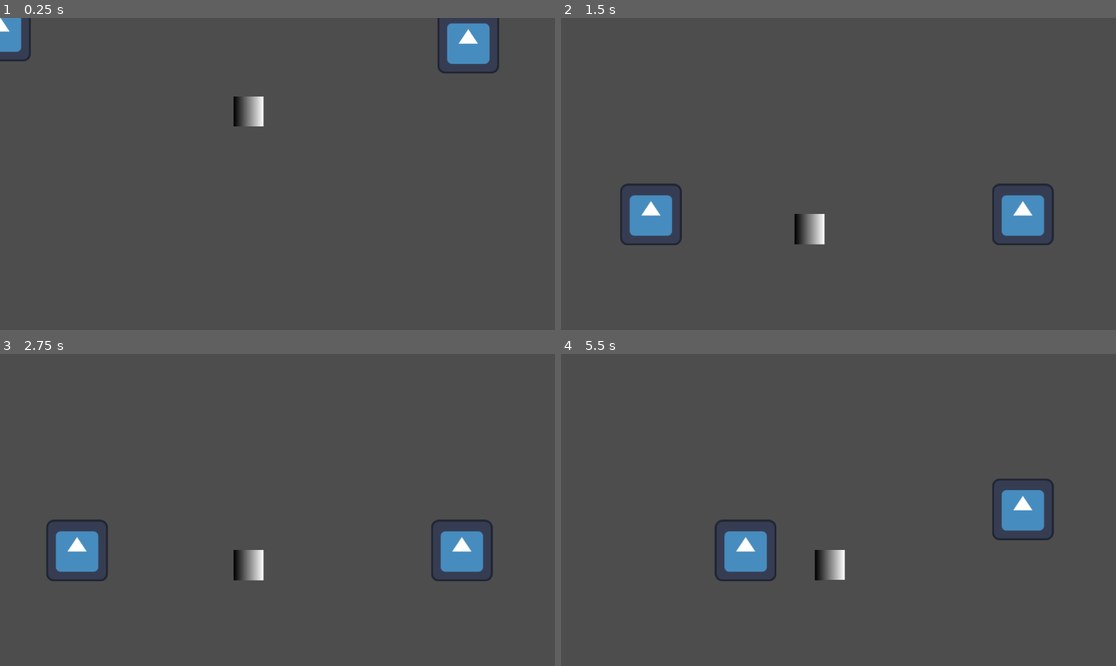
Above: before the commit, frames 1-4 (two rows, left to right).
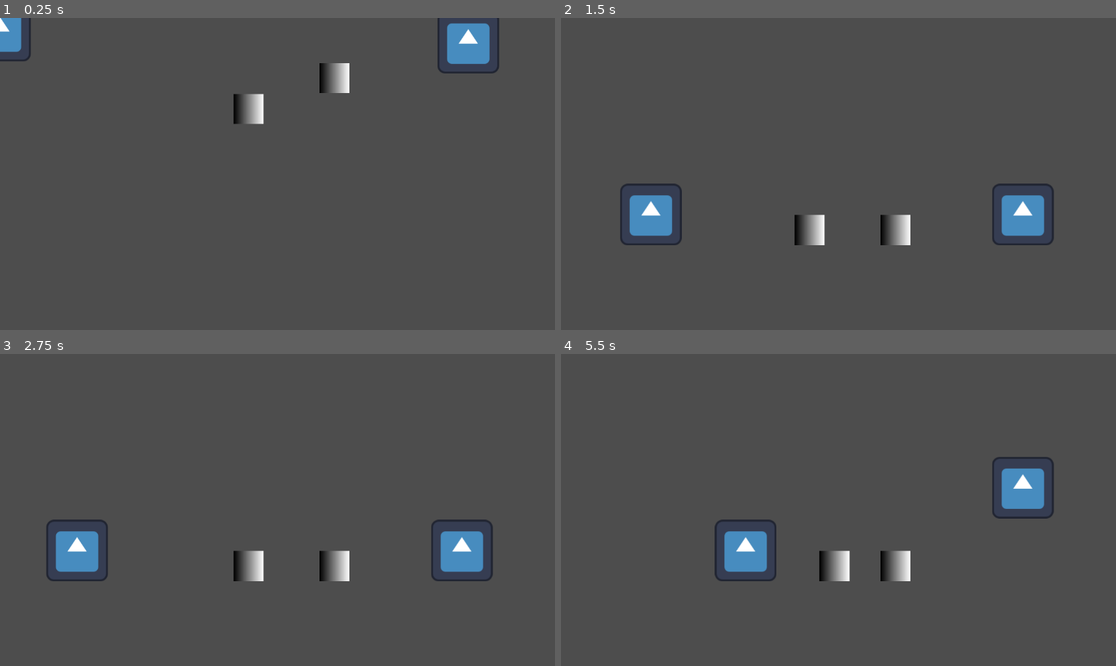
Above: after the commit, the same moments.

Repository: BiggestChe/tritonware_fall_25
Game: Godot game, scene res://Levels/main_game.tscn
The game is run twice, just before and just after one commit, with the same random seed, the same clock (stepped at 60 frames per second) and the same inputs. The engine's default icon, where the game draws it, is replaced by a stand-in: a white triangle on a blue panel in a dark square.
Inputs:
- Up to frame 1 (0.25 s): no input
- Up to frame 2 (1.5 s): tap Enter (ui_accept) at 0.5, 0.77 s; hold D (right_1) from 0.53 s (still down); tap Left (left_2) at 0.6 s; tap W (look_up1) at 1.35 s
- Up to frame 3 (2.75 s): tap Enter (ui_accept) at 1.52 s; release D (right_1) at 2.03 s; hold A (left_1) from 2.03 s (still down); hold Up (look_up2) from 2.03 s (still down)
- Up to frame 4 (5.5 s): release A (left_1) at 2.78 s; release Up (look_up2) at 2.78 s; hold D (right_1) 2.78-4.28 s; tap Right (right_2) at 2.85 s; tap Enter (ui_accept) at 3.02, 3.77, 4.52 s; tap Left (left_2) at 3.6 s; hold A (left_1) 4.28-5.03 s; tap W (look_up1) at 4.35 s; hold D (right_1) from 5.03 s (still down); hold Up (look_up2) from 5.03 s (still down)

The runs differ from the first frame. In frame 1, 0.5% of the frame differs, in the area x 42-63%, y 14-35%; in frame 2, 0.5%; in frame 3, 0.5%; in frame 4, 2.5%, in the area x 45-89%, y 32-73%.

Commit message:
please_work

Diff:
--- a/Levels/main_game.tscn
+++ b/Levels/main_game.tscn
@@ -34,8 +34,10 @@
 [node name="RigidBody2D" type="RigidBody2D" parent="." groups=["Rigidbody"]]
 position = Vector2(465, 166)
 collision_layer = 2
-collision_mask = 2
-mass = 0.7
+collision_mask = 3
+can_sleep = false
+lock_rotation = true
+linear_damp = 3.0
 
 [node name="Sprite2D" type="Sprite2D" parent="RigidBody2D"]
 position = Vector2(51, 0)
@@ -43,6 +45,24 @@
 texture = SubResource("GradientTexture2D_sijtq")
 
 [node name="CollisionShape2D" type="CollisionShape2D" parent="RigidBody2D"]
-position = Vector2(60.463074, 2.1063995)
+position = Vector2(50, 0)
 scale = Vector2(0.90725195, 1.2173858)
 shape = SubResource("RectangleShape2D_73ikp")
+
+[node name="RigidBody2D2" type="RigidBody2D" parent="." groups=["Rigidbody"]]
+position = Vector2(643, 102)
+collision_layer = 2
+collision_mask = 3
+can_sleep = false
+lock_rotation = true
+linear_damp = 3.0
+
+[node name="Sprite2D" type="Sprite2D" parent="RigidBody2D2"]
+position = Vector2(51, 0)
+scale = Vector2(0.96943116, 0.97223544)
+texture = SubResource("GradientTexture2D_sijtq")
+
+[node name="CollisionShape2D" type="CollisionShape2D" parent="RigidBody2D2"]
+position = Vector2(50, 0)
+scale = Vector2(0.90725195, 1.2173858)
+shape = SubResource("RectangleShape2D_73ikp")
--- /dev/null
+++ b/Player/area_2d.gd
@@ -0,0 +1,41 @@
+extends Area2D
+
+#--Physics Variables
+@export var push_force = Vector2(100,0)
+const MAX_VELOCITY := 100
+
+#if jumps on block
+#func _on_area_2d_body_entered(body: Node2D) -> void:
+	#if body.is_in_group("Rigidbody")	:
+		#print("i got touched")
+		#var direction = Input.get_axis("left_1", "right_1")
+#
+		#
+		#body.apply_central_impulse(push_force * direction)
+		#print(push_force)
+		#body.set_collision_layer_value(1, true)
+#
+#
+#func _on_area_2d_body_exited(body: Node2D) -> void:
+	#if body.is_in_group("Rigidbody")	:
+		#print("im off")
+#
+		#body.set_collision_layer_value(1, false)
+
+
+func _on_body_entered(body: Node2D) -> void:
+	if body.is_in_group("Rigidbody")	:
+		print("i got touched")
+		var direction = Input.get_axis("left_1", "right_1")
+
+
+		body.apply_central_impulse(push_force * direction)
+		print(push_force)
+		body.set_collision_layer_value(1, true)
+
+
+func _on_body_exited(body: Node2D) -> void:
+	if body.is_in_group("Rigidbody")	:
+		print("im off")
+
+		body.set_collision_layer_value(1, false)
--- /dev/null
+++ b/Player/blocks.gd
@@ -0,0 +1,23 @@
+extends Area2D
+
+#--Physics Variables
+@export var push_force = Vector2(100,0)
+const MAX_VELOCITY := 100
+
+
+func _on_body_entered(body: Node2D) -> void:
+	if body.is_in_group("Rigidbody")	:
+		print("i got touched")
+		var direction = Input.get_axis("left_1", "right_1")
+
+
+		body.apply_central_impulse(push_force * direction)
+		print(push_force)
+		body.set_collision_layer_value(1, true)
+
+
+func _on_body_exited(body: Node2D) -> void:
+	if body.is_in_group("Rigidbody")	:
+		print("im off")
+
+		body.set_collision_layer_value(1, false)
--- a/Player/eye_1.tscn
+++ b/Player/eye_1.tscn
@@ -1,12 +1,14 @@
-[gd_scene load_steps=5 format=3 uid="uid://3yv18ax1syhs"]
+[gd_scene load_steps=6 format=3 uid="uid://3yv18ax1syhs"]
 
 [ext_resource type="Script" uid="uid://40eosq0j1p1s" path="res://Player/state_machine1.gd" id="1_dke3q"]
 [ext_resource type="Texture2D" uid="uid://g0x523idho5e" path="res://Sprites/icon.svg" id="2_vbaq2"]
+[ext_resource type="Script" uid="uid://uvdtwe076q3r" path="res://Player/area_2d.gd" id="3_vbaq2"]
 
 [sub_resource type="RectangleShape2D" id="RectangleShape2D_hqtel"]
 size = Vector2(129, 118)
 
 [sub_resource type="RectangleShape2D" id="RectangleShape2D_dke3q"]
+size = Vector2(17.334038, 15.502109)
 
 [node name="Eye1" type="Node2D"]
 
@@ -26,10 +28,14 @@
 scale = Vector2(0.8533932, 1.3754668)
 collision_layer = 3
 collision_mask = 3
+script = ExtResource("3_vbaq2")
 
 [node name="CollisionShape2D" type="CollisionShape2D" parent="CharacterBody2D/Area2D"]
-scale = Vector2(9.266924, 6.5858903)
+position = Vector2(0, -0.76025856)
+rotation = 3.1415925
+scale = Vector2(6.4528995, -8.90643)
 shape = SubResource("RectangleShape2D_dke3q")
 
-[connection signal="area_entered" from="CharacterBody2D/Area2D" to="CharacterBody2D" method="_on_area_2d_area_entered"]
-[connection signal="area_exited" from="CharacterBody2D/Area2D" to="CharacterBody2D" method="_on_area_2d_area_exited"]
+[connection signal="body_entered" from="CharacterBody2D/Area2D" to="CharacterBody2D/Area2D" method="_on_body_entered"]
+[connection signal="body_exited" from="CharacterBody2D/Area2D" to="CharacterBody2D" method="_on_area_2d_body_exited"]
+[connection signal="body_exited" from="CharacterBody2D/Area2D" to="CharacterBody2D/Area2D" method="_on_body_exited"]
--- a/Player/eye_2.tscn
+++ b/Player/eye_2.tscn
@@ -1,7 +1,8 @@
-[gd_scene load_steps=5 format=3 uid="uid://bpa1kynvv2hn0"]
+[gd_scene load_steps=6 format=3 uid="uid://bpa1kynvv2hn0"]
 
 [ext_resource type="Script" uid="uid://dn223q7lutoww" path="res://Player/state_machine2.gd" id="1_apv7x"]
 [ext_resource type="Texture2D" uid="uid://g0x523idho5e" path="res://Sprites/icon.svg" id="2_apv7x"]
+[ext_resource type="Script" uid="uid://uvdtwe076q3r" path="res://Player/area_2d.gd" id="3_apv7x"]
 
 [sub_resource type="RectangleShape2D" id="RectangleShape2D_hqtel"]
 size = Vector2(129, 118)
@@ -14,6 +15,7 @@
 position = Vector2(264, 64)
 collision_layer = 3
 script = ExtResource("1_apv7x")
+jump_velocity = -500
 
 [node name="CollisionShape2D" type="CollisionShape2D" parent="CharacterBody2D"]
 position = Vector2(2, 1)
@@ -27,10 +29,11 @@
 scale = Vector2(0.8533932, 1.3754668)
 collision_layer = 3
 collision_mask = 3
+script = ExtResource("3_apv7x")
 
 [node name="CollisionShape2D" type="CollisionShape2D" parent="CharacterBody2D/Area2D"]
-scale = Vector2(9.266924, 6.5858903)
+scale = Vector2(5.1303706, 6.7698665)
 shape = SubResource("RectangleShape2D_ggnl4")
 
-[connection signal="area_entered" from="CharacterBody2D/Area2D" to="CharacterBody2D" method="_on_area_2d_area_entered"]
-[connection signal="area_exited" from="CharacterBody2D/Area2D" to="CharacterBody2D" method="_on_area_2d_area_exited"]
+[connection signal="body_entered" from="CharacterBody2D/Area2D" to="CharacterBody2D/Area2D" method="_on_body_entered"]
+[connection signal="body_exited" from="CharacterBody2D/Area2D" to="CharacterBody2D/Area2D" method="_on_body_exited"]
--- a/Player/state_machine1.gd
+++ b/Player/state_machine1.gd
@@ -6,6 +6,10 @@
 @export var speed := 200
 @export var jump_velocity := -500
 @export var gravity := 900
+
+#--Physics Variables
+@export var push_force = Vector2(100,0)
+const MAX_VELOCITY := 100
 
 # --- Look Up double press ---
 var look_up_pressed_time := 0.0
@@ -37,6 +41,7 @@
 		print("Double press detected! Jump!")
 		change_state(State.JUMPING)
 		look_up_press_count = 0  # reset after jump
+
 
 	match current_state:
 		State.IDLE:
@@ -133,21 +138,6 @@
 	if is_on_floor():
 		change_state(State.IDLE)
 
-# --- Helper function ---
+#  Helper function for changing state
 func change_state(new_state: State):
 	current_state = new_state
-
-
-func _on_area_2d_area_entered(body) -> void:
-	print(body)
-	if body.is_in_group("Rigidbody")	:
-		print("i got touched")
-		body.collision_layer = 1
-		body.collision_mask = 1
-
-
-
-func _on_area_2d_area_exited(body) -> void:
-	if body.is_in_group("Rigidbody")	:
-		body.collision_layer = 2
-		body.collision_mask = 2
--- a/Player/state_machine2.gd
+++ b/Player/state_machine2.gd
@@ -100,20 +100,6 @@
 	elif not Input.is_action_pressed("look_up2"):
 		change_state(State.IDLE)
 
-#handles looking up using a window after
-#func handle_look_up():
-	#print("looking up")
-	#
-	#
-	#if look_up_pressed_time > 0:
-		## Second press within window
-		#look_up_press_count += 1
-	#else:
-		#look_up_press_count = 1
-	#look_up_pressed_time = double_press_window
-	#change_state(State.LOOK_UP)
-
-
 func state_jumping(delta):
 	# Apply jump velocity only when entering this state
 	if velocity.y == 0 or is_on_floor():
@@ -139,17 +125,3 @@
 # --- Helper function ---
 func change_state(new_state: State):
 	current_state = new_state
-
-func _on_area_2d_area_entered(body) -> void:
-	print(body)
-	if body.is_in_group("Rigidbody")	:
-		print("i got touched")
-		body.collision_layer = 1
-		body.collision_mask = 1
-
-
-
-func _on_area_2d_area_exited(body) -> void:
-	if body.is_in_group("Rigidbody")	:
-		body.collision_layer = 2
-		body.collision_mask = 2
--- /dev/null
+++ b/block.tscn
@@ -0,0 +1,26 @@
+[gd_scene load_steps=4 format=3 uid="uid://dnjog1yshpixw"]
+
+[sub_resource type="Gradient" id="Gradient_4cwk6"]
+
+[sub_resource type="GradientTexture2D" id="GradientTexture2D_sijtq"]
+gradient = SubResource("Gradient_4cwk6")
+
+[sub_resource type="RectangleShape2D" id="RectangleShape2D_73ikp"]
+size = Vector2(72.621124, 58.311653)
+
+[node name="Block" type="RigidBody2D" groups=["Rigidbody"]]
+collision_layer = 2
+collision_mask = 3
+can_sleep = false
+lock_rotation = true
+linear_damp = 3.0
+
+[node name="Sprite2D" type="Sprite2D" parent="."]
+position = Vector2(51, 0)
+scale = Vector2(0.96943116, 0.97223544)
+texture = SubResource("GradientTexture2D_sijtq")
+
+[node name="CollisionShape2D" type="CollisionShape2D" parent="."]
+position = Vector2(50, 0)
+scale = Vector2(0.90725195, 1.2173858)
+shape = SubResource("RectangleShape2D_73ikp")
Not shown, added: Player/area_2d.gd.uid
Not shown, added: Player/blocks.gd.uid
